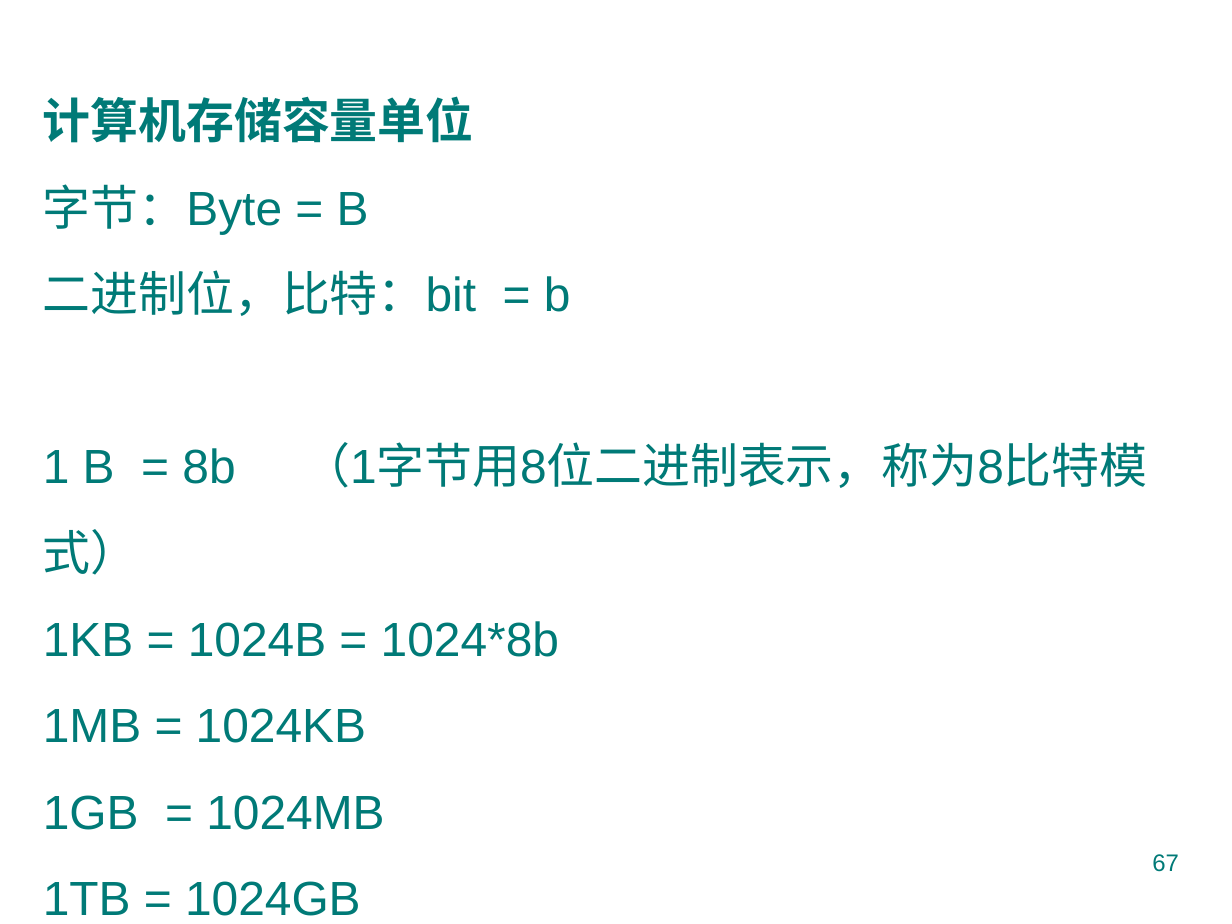
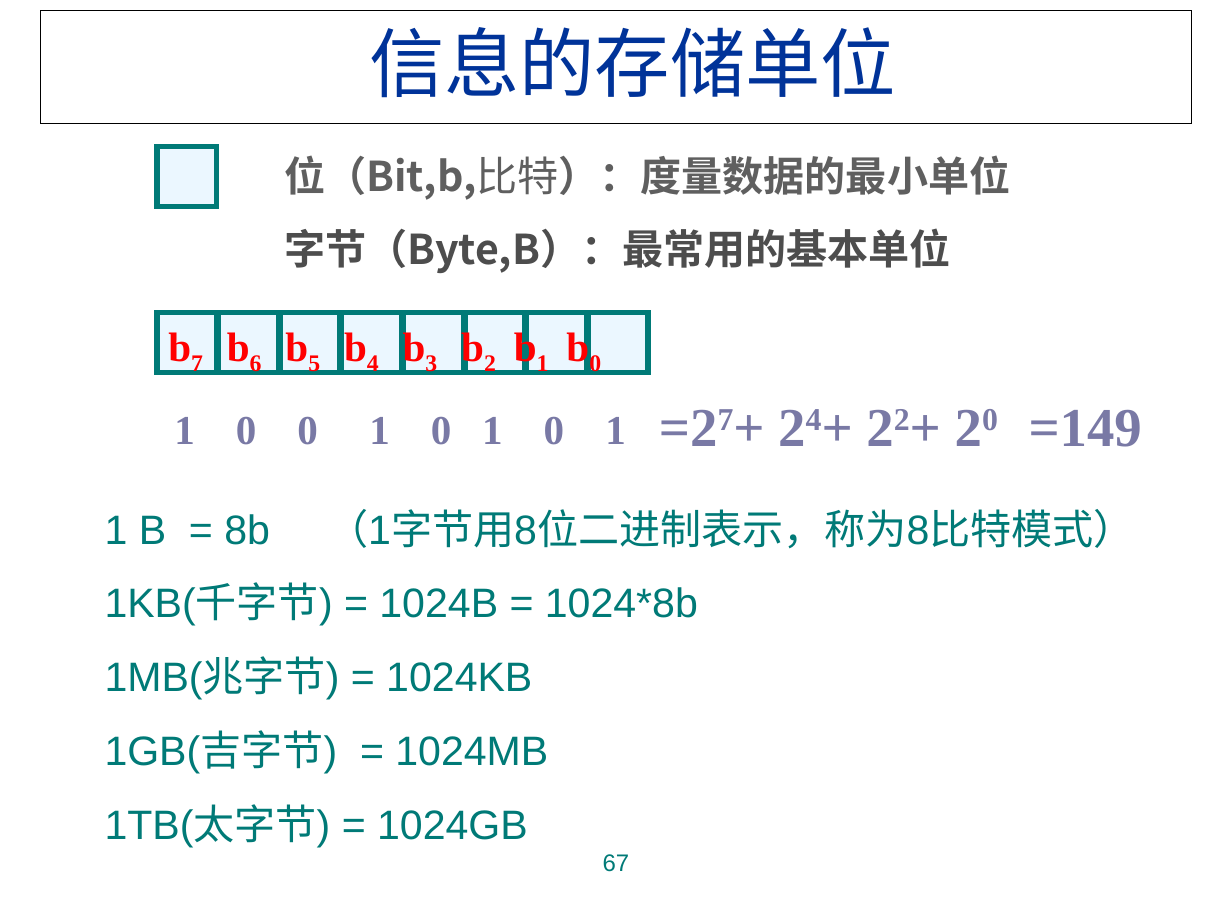
Before and after one commit to jtrfid/C-Repositories, a slide deck: slide 67 of 2016/计算机导论/pptx/1. 计算机文化概论.pptx. Drawn at 1232x924 pixels with LibreOffice and Linux fonts; fonts in the diff are those of the drawing; background and template pictures are left out. Boxes give left, top, right and bottom in pixels: in the first picture for what was removed or moved away, otherwise in the second. Text is boxed around its words. In the diff, an @@ line names an element or a change of style, - is before the commit and + after.

```diff
--- a/2016/计算机导论/pptx/1. 计算机文化概论.pptx
+++ b/2016/计算机导论/pptx/1. 计算机文化概论.pptx
@@ title added at (41,10,1191,123), fill #FFFFFF, outline #000000 0.75 pt, 44 pt, text #003399 @@
+信息的存储单位
@@ text at (43,96,571,316): paragraphs removed @@
-计算机存储容量单位
-字节：Byte = B
-二进制位，比特：bit = b
@@ rectangle added at (156,147,217,207), fill #EBF7FF, outline #007A77 3 pt @@
@@ text added at (284,155,1010,200), 24 pt, text #5F5F5F, bold @@
+位（Bit,b,比特）：度量数据的最小单位
@@ text added at (285,228,951,273), 24 pt, text #4D4D4D, bold @@
+字节（Byte,B）：最常用的基本单位
@@ text added at (156,314,652,376), 24 pt, text #FF0000, bold @@
+b7 b6 b5 b4 b3 b2 b1 b0
@@ group added at (156,313,648,373): 8 rectangles @@
@@ text added at (647,386,1019,463), 32 pt, text #7979A5, bold @@
+=27+ 24+ 22+ 20
@@ text added at (174,417,626,445), 24 pt, text #7979A5, bold @@
+1 0 0 1 0 1 0 1
@@ text added at (1029,410,1142,447), 32 pt, text #7979A5, bold @@
+=149
@@ text "1 B = 8b （1字节用8位二进制表示，称为8比特模式）": place and size @@
-text "1 B = 8b （1字节用8位二进制表示，称为8比特模式）" at (43,96,1147,830)
+text "1 B = 8b （1字节用8位二进制表示，称为8比特模式）" at (105,509,1135,848)
@@ text at (105,509,1135,549): size 28 to 24 pt in "1 B = 8b （1字节用8位二进制表示，称为8比特模式）" @@
@@ text at (105,585,698,848): text changed; size 28 to 24 pt @@
-1KB = 1024B = 1024*8b
-1MB = 1024KB
-1GB = 1024MB
-1TB = 1024GB
+1KB(千字节) = 1024B = 1024*8b
+1MB(兆字节) = 1024KB
+1GB(吉字节) = 1024MB
+1TB(太字节) = 1024GB
@@ page number: place and size @@
-page number at (1152,854,1179,872)
+page number at (603,854,630,872)
@@ page number at (603,854,630,872): alignment right to centre @@
```
Also in this commit, not shown: 1 other file.
